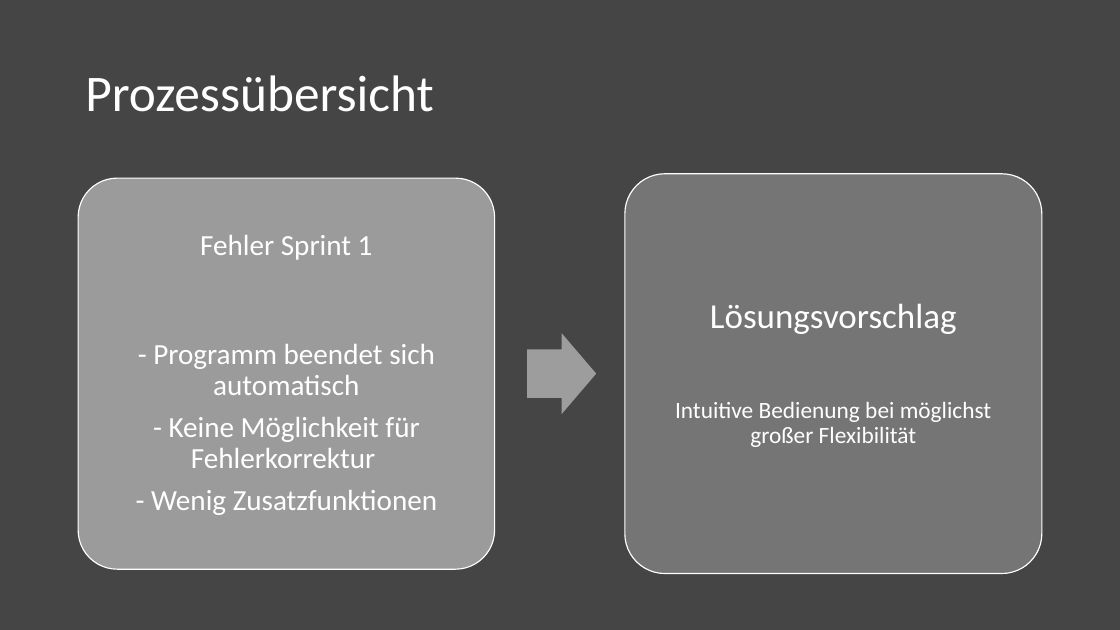
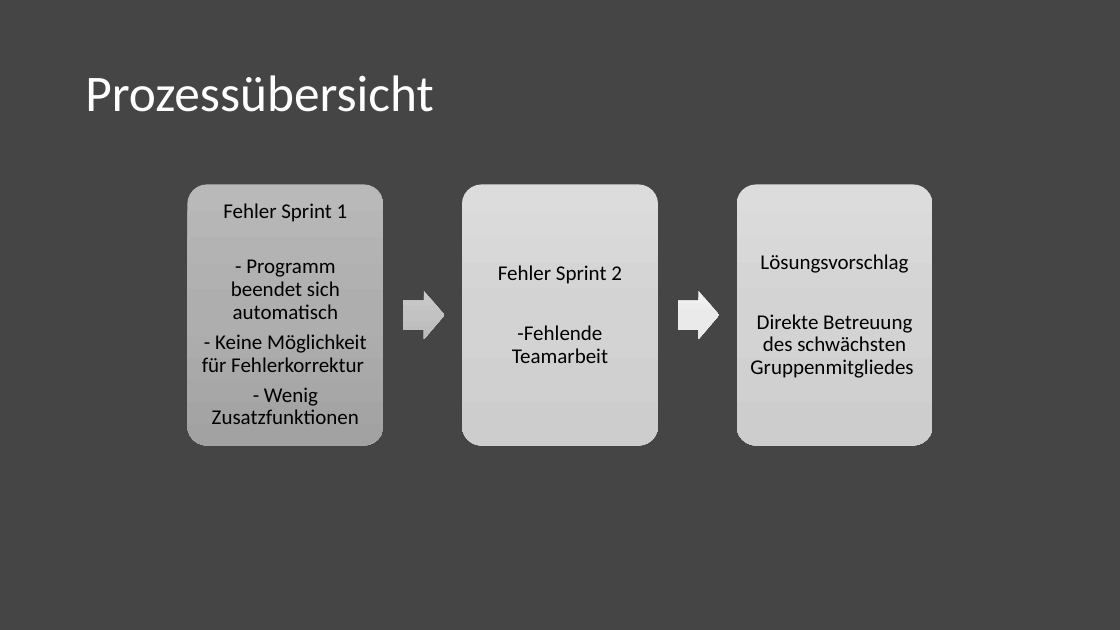
Before and after one commit to maxeuken/HSP-Sprint-1, a slide deck: slide 4 of Zahnraddimensionierungsprogramm.GruppeJ/PowerPoint Präsentation Sprint 2/Sprint 2.pptx (slide 3 before the commit). Drawn at 1120x630 pixels with LibreOffice and Linux fonts; fonts in the diff are those of the drawing. Boxes give left, top, right and bottom in pixels: in the first picture for what was removed or moved away, otherwise in the second. Text is boxed around its words. In the diff, an @@ line names an element or a change of style, - is before the commit and + after.

```diff
--- a/Zahnraddimensionierungsprogramm.GruppeJ/PowerPoint Präsentation Sprint 2/Sprint 2.pptx
+++ b/Zahnraddimensionierungsprogramm.GruppeJ/PowerPoint Präsentation Sprint 2/Sprint 2.pptx
@@ text "Fehler Sprint 1": place and size @@
-text "Fehler Sprint 1" at (151, 235, 437, 515)
+text "Fehler Sprint 1" at (202, 203, 366, 424)
@@ text "Fehler Sprint 1" at (202, 203, 366, 424): size 25 to 18 pt, text colour #FFFFFF to #000000; less space between paragraphs @@
@@ group added at (187, 185, 933, 446): 3 rounded rectangles, 2 right arrows, 2 texts @@
+Fehler Sprint 2
+-Fehlende Teamarbeit
+Lösungsvorschlag
+Direkte Betreuung des schwächsten Gruppenmitgliedes
@@ group removed at (78, 174, 1042, 574): 2 rounded rectangles, 1 right arrow, 1 text @@
-Lösungsvorschlag
-Intuitive Bedienung bei möglichst großer Flexibilität
```
Also in this commit, not shown: 3 other slides changed, 3 slides added, 5 slides removed, 4 other files.
